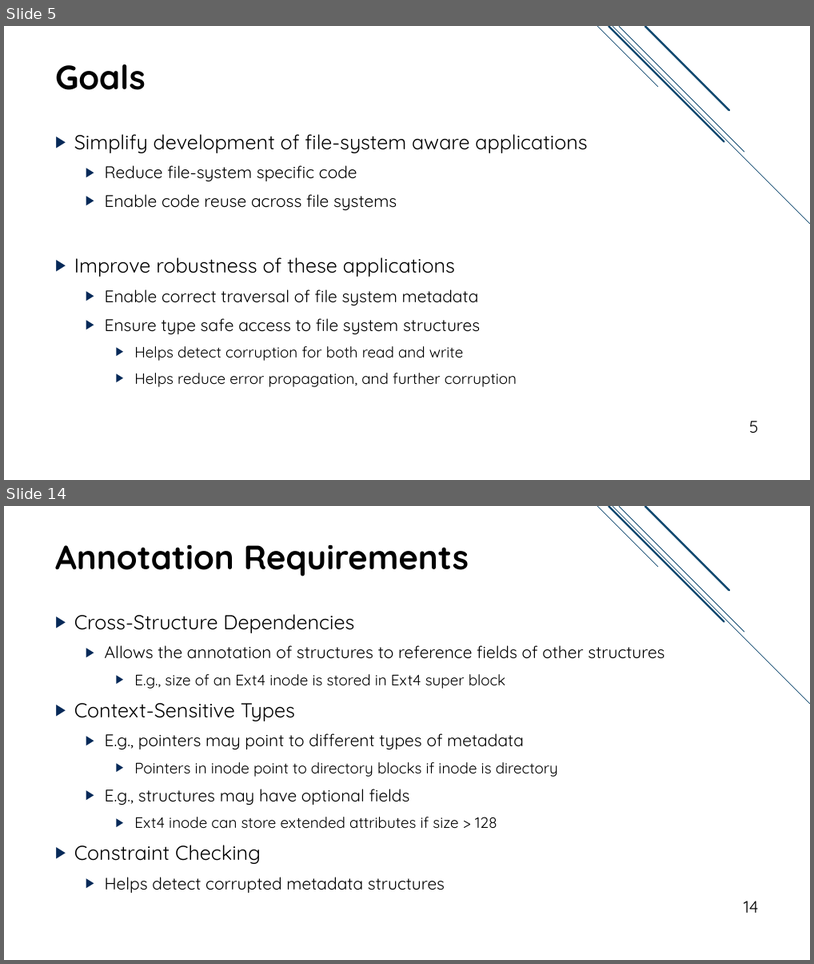
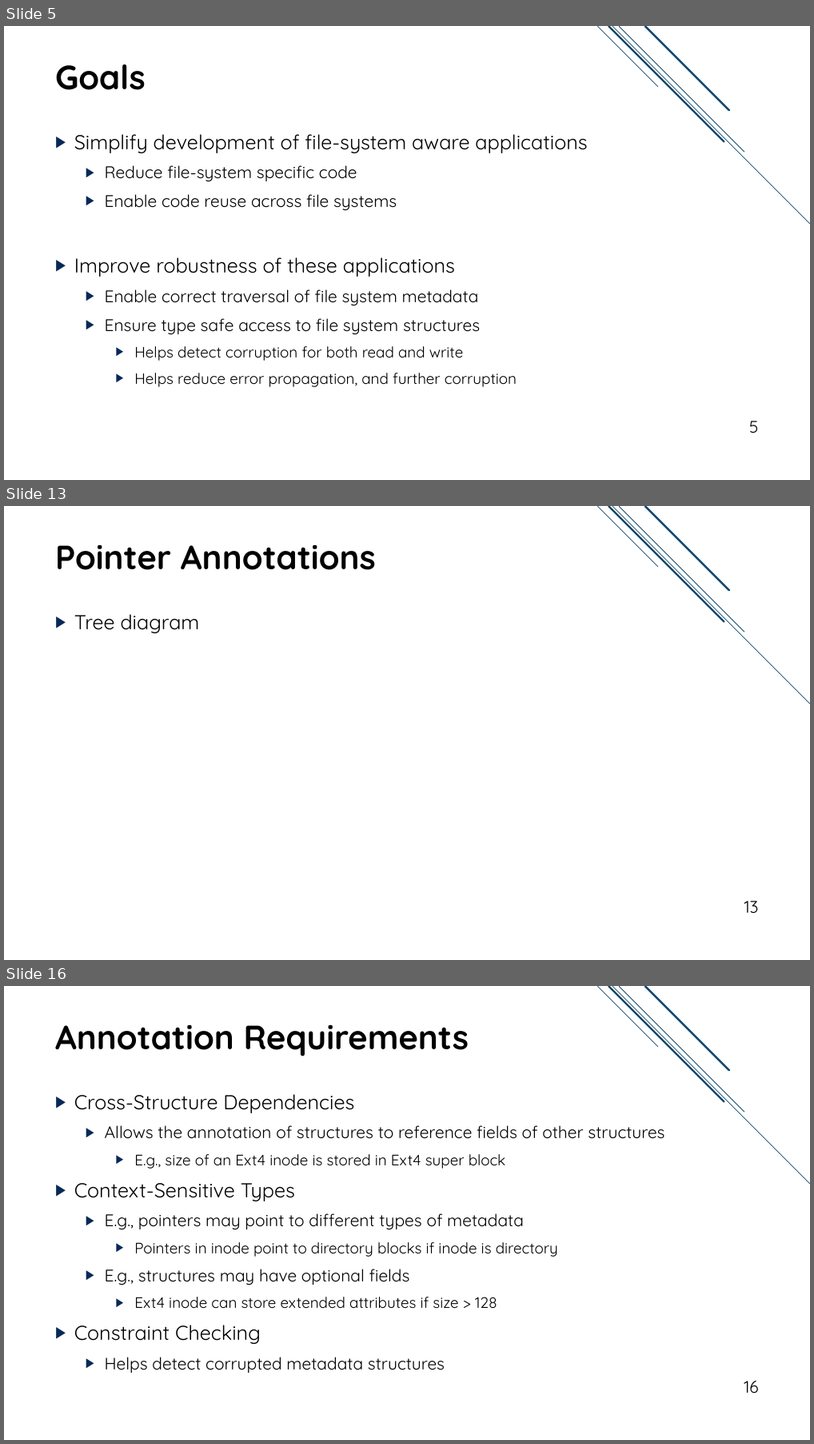
Before and after one commit to jacksun007/spiffy-paper, a slide deck: talk/spiffy_talk.pptx. Shown one above the other, each under a label of ours: slides 5 and 14 before the commit, slides 5, 13 and 16 after it; the slides between them are not shown. The pictures are 814x964 and 814x1444 pixels, drawn with LibreOffice and Linux fonts; fonts in the diff are those of the drawing. Boxes give left, top, right and bottom in pixels: in the first picture for what was removed or moved away, otherwise in the second. Text is boxed around its words. In the diff, an @@ line names an element or a change of style, - is before the commit and + after.

```diff
--- a/talk/spiffy_talk.pptx
+++ b/talk/spiffy_talk.pptx
@@ slide 13 added at bbox=[4, 506, 810, 960], background #FFFFFF; not listed: 5 template elements that a slide beside it also shows @@
@@ title added at bbox=[55, 544, 376, 570], 40 pt, text #000000, bold @@
+Pointer Annotations
@@ text added at bbox=[74, 614, 200, 633], 24 pt, text #000000 @@
+▶ Tree diagram
@@ page number added at bbox=[745, 900, 759, 913], 20 pt, text #000000 @@
+13
@@ what was slide 14 is now slide 16 @@
@@ page number at bbox=[744, 1380, 758, 1393]: text changed @@
-14
+16
```
Also in this commit, not shown: 22 slides changed, 1 other slide added.
